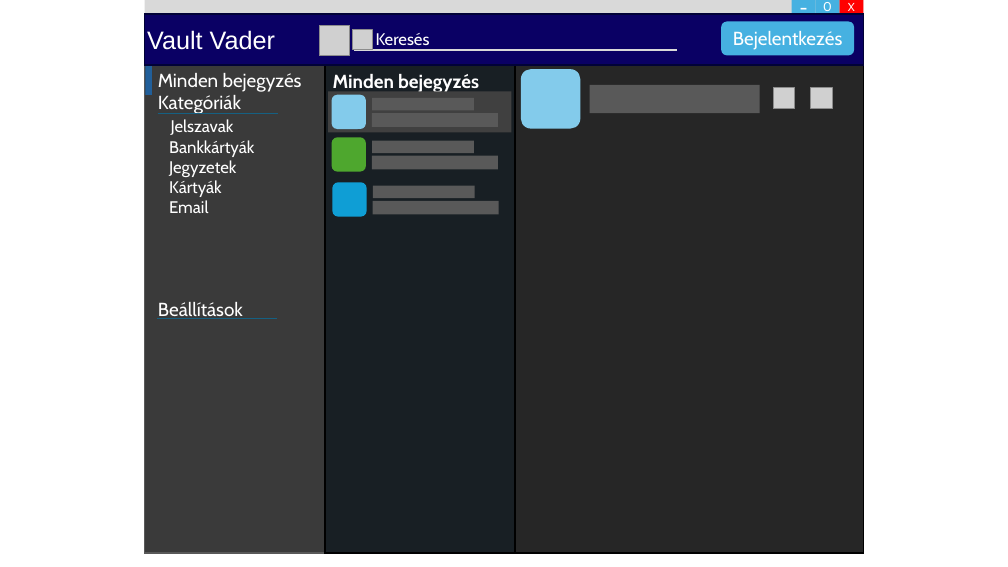
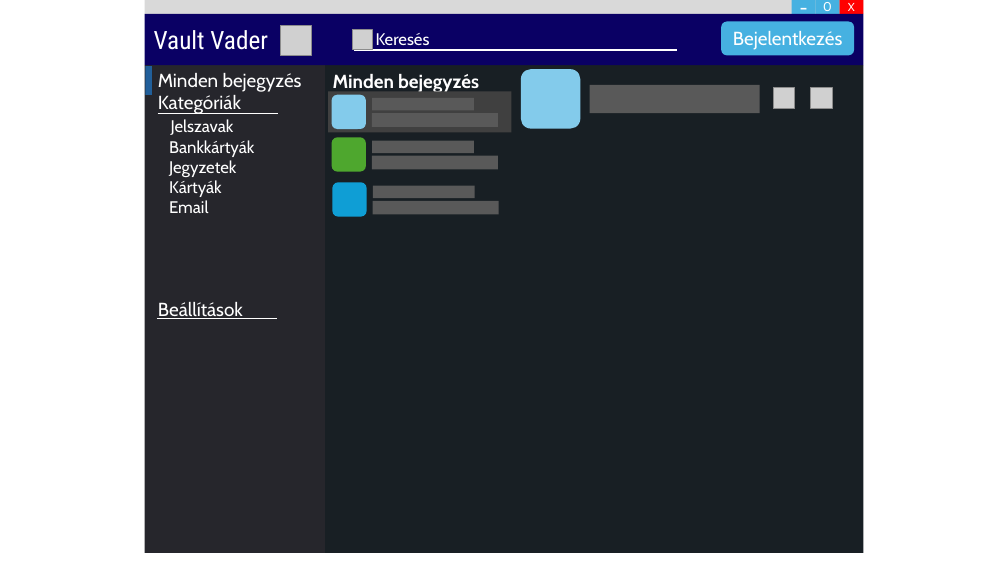
Before and after one commit to Spyro1/Vault-Vader, a slide deck: slide 2 of Design.pptx (slide 1 before the commit). Drawn at 1008x567 pixels with LibreOffice and Linux fonts; fonts in the diff are those of the drawing; grey boxes stand for pictures. Boxes give left, top, right and bottom in pixels: in the first picture for what was removed or moved away, otherwise in the second. Text is boxed around its words. In the diff, an @@ line names an element or a change of style, - is before the commit and + after.

```diff
--- a/Design.pptx
+++ b/Design.pptx
@@ rectangle at [144, 14, 864, 65]: outline #010237 1.5 pt to none @@
@@ rectangle removed at [144, 14, 864, 553] @@
@@ text "Vault Vader" at [154, 30, 268, 50]: font Arial to Roboto Condensed @@
@@ picture added at [281, 25, 311, 55] @@
@@ picture removed at [319, 25, 349, 55] @@
@@ line (354, 50) - (678, 50): stroke #D9D9D9 1.5 pt to #FFFFFF 1.5 pt @@
@@ rectangle at [144, 65, 325, 553]: fill #3A3A3A to #26262C; outline #595959 1.5 pt to none @@
@@ rectangle at [325, 65, 515, 553]: outline #000000 1.5 pt to none @@
@@ rectangle at [515, 65, 864, 553]: fill #262626 to #181F24; outline #000000 1.5 pt to none @@
@@ line (158, 113) - (278, 113): stroke #156082 1.5 pt to #FFFFFF 1.5 pt @@
@@ line (157, 318) - (278, 318): stroke #156082 1.5 pt to #FFFFFF 1.5 pt @@
```
Also in this commit, not shown: 1 slide added, 5 other files.
